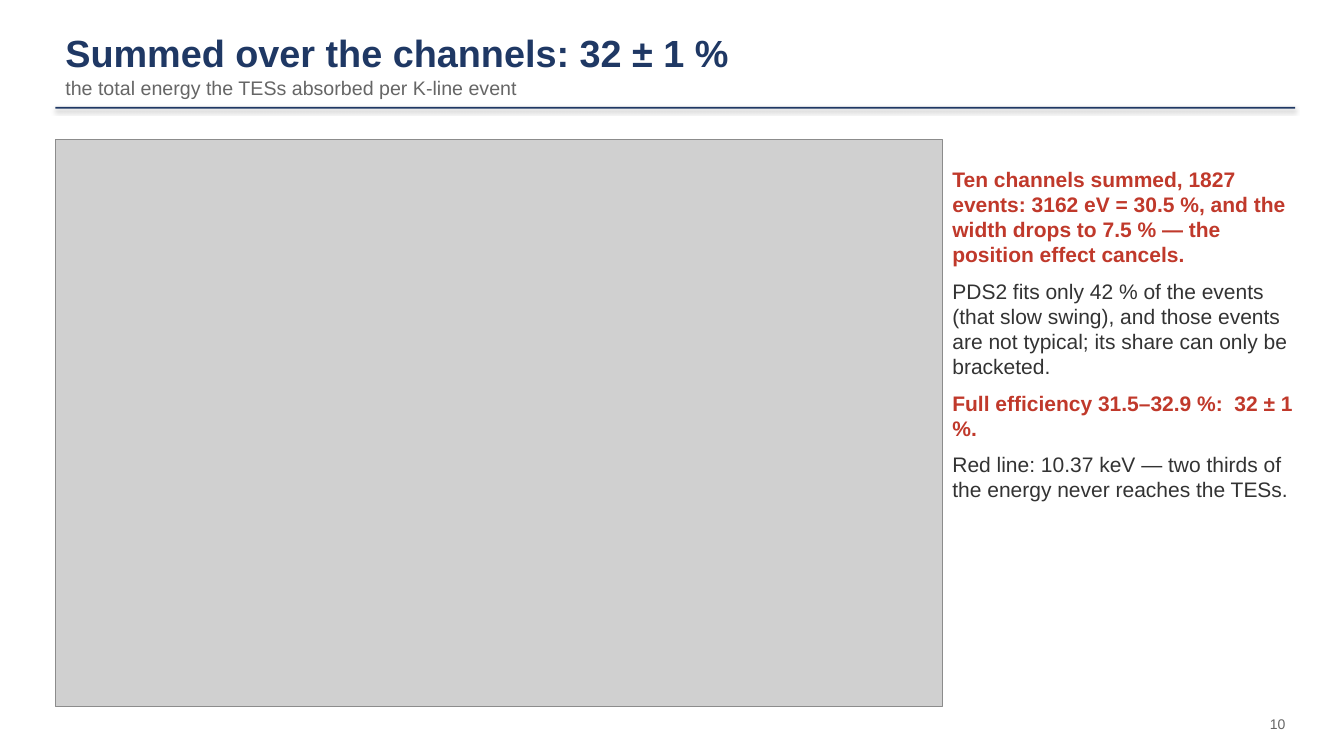
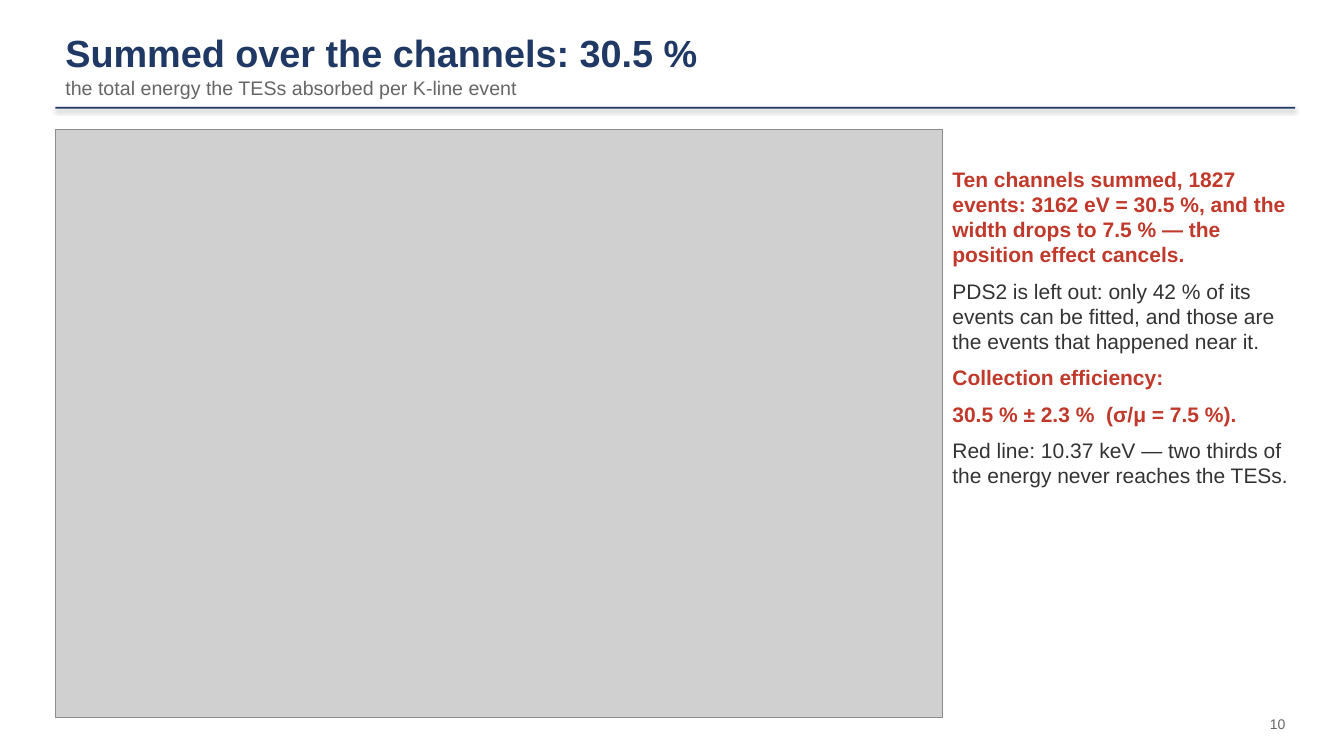
Before and after one commit to ZhihengLi0/urop, a slide deck: slide 10 of snolab/collection_efficiency/presentation/SNOLAB_R4_collection_efficiency_20260910.pptx. Drawn at 1344x756 pixels with LibreOffice and Linux fonts; fonts in the diff are those of the drawing; grey boxes stand for pictures. Boxes give left, top, right and bottom in pixels: in the first picture for what was removed or moved away, otherwise in the second. Text is boxed around its words. In the diff, an @@ line names an element or a change of style, - is before the commit and + after.

```diff
--- a/snolab/collection_efficiency/presentation/SNOLAB_R4_collection_efficiency_20260910.pptx
+++ b/snolab/collection_efficiency/presentation/SNOLAB_R4_collection_efficiency_20260910.pptx
@@ text at <box>65,39,654,68</box>: text changed @@
-Summed over the channels: 32 ± 1 %
+Summed over the channels: 30.5 %
@@ picture: place and size @@
-picture at <box>55,140,943,708</box>
+picture at <box>55,129,943,717</box>
@@ text at <box>952,283,1274,426</box>: text changed @@
-PDS2 fits only 42 % of the events (that slow swing), and those events are not typical; its share can only be bracketed.
-Full efficiency 31.5–32.9 %: 32 ± 1 %.
+PDS2 is left out: only 42 % of its events can be fitted, and those are the events that happened near it.
+Collection efficiency:
+30.5 % ± 2.3 % (σ/μ = 7.5 %).
```
Also in this commit, not shown: 2 other slides changed, 16 other files.
